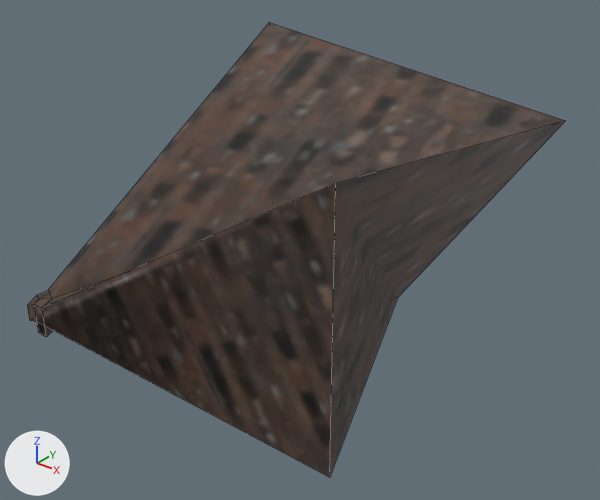
An edit to the FBX model Assets/_Visual/Environment/_OpenWorld/Structures/Houses_Modular/Roof/L-shaped roof.fbx, drawn before and after from the same camera.
Rendered twice from a 50 mm camera at (4.452, -4.124, 3.447) aimed at (0.744, 0.51, 0.573). Every picture has the same lights, and +X, +Y and +Z are marked at lower left. Mesh edges are drawn as thin lines. Where no turn or scale is listed for an object, it has been applied to the vertices.

Names of what the first picture shows: 'Telhado em L'.
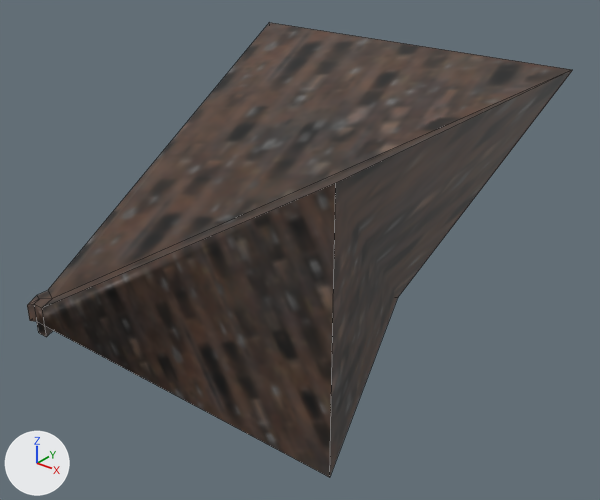
Pixel boxes [x1, y1, x2, y2] of what changed, in the pictures (600 x 500 px; the box of a moved part takes in the faces that stretch with it):
'Telhado em L', reshaped: before [27, 22, 565, 477]; after [27, 22, 573, 477]
part 1 of me_cube_081, moved or reshaped: before [64, 23, 565, 297]; after [64, 23, 573, 297]

The change, as a diff of the scene's bpy script:
```diff
--- a/Assets/_Visual/Environment/_OpenWorld/Structures/Houses_Modular/Roof/L-shaped roof.fbx.py
+++ b/Assets/_Visual/Environment/_OpenWorld/Structures/Houses_Modular/Roof/L-shaped roof.fbx.py
@@ me_cube_081 @@
 me_cube_081.from_pydata(...)  # 26 vertices, 26 faces; spans x -0.93..2.12, y -0.93..2.12, z -0.1..1.91
 # used by ob_telhado_em_l; location = (0.0, 0.0, 0.0)
-me_cube_081.vertices[9].co = (2.12, 2.12, 1.51)  # pixel (565, 120)
+# me_cube_081 part 1
+me_cube_081.vertices[9].co = (2.12, 2.12, 1.91)  # pixel (572, 69)
 me_cube_081.materials.append(mat_telhados)
```
